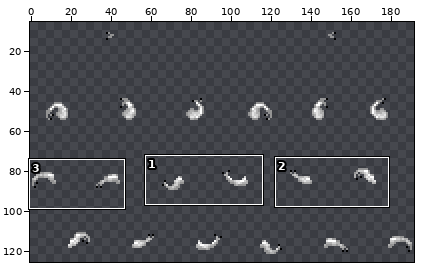
Two states of a sprite sheet, Resources/Textures/Mobs/Customization/vox_parts.rsi/tail_split_animated.png. Above: a wide view before the commit, with the close-up outlined.
Close-up. The starting point:
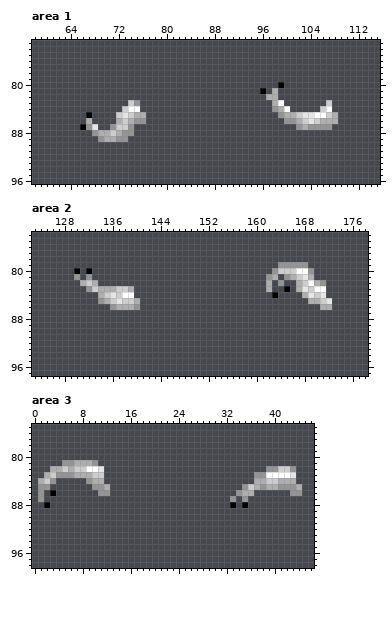
The file is 192x128 pixels. Shown: area 1: x 58..115, y 73..96; area 2: x 123..178, y 74..97; area 3: x 0..46, y 75..98. The wide view leaves out empty margins. The commit also changed other parts of the picture, which this record leaves out.
The result:
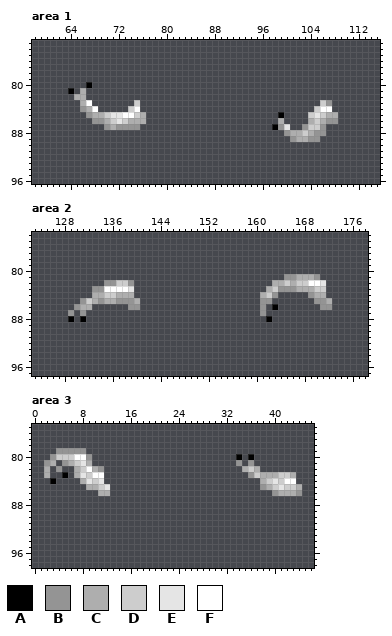
Palette (. is transparent): A #000000  B #949494  C #aeaeae  D #cdcdcd  E #e5e5e5  F #ffffff
Difference:
Changed rows in their new state; - is an unchanged pixel.
Area 1:
first column x 64:
80 ---A-------------------------------.---------
81 A-C-----------------------------.-.----------
82 -CC------------------------------..----------
83 --CF------.D----------------------..------DB-
84 --BCF----.D-----------------------...----DF--
85 ---BCCDEEFFD-----------------------A....DEDC-
86 ---.BBCDE--CC----------------------C....C--BB
87 --...-BCBB-B----------------------ABE-.BDD-.-
88 ----.......-------------------------BCCDCBB--
89 -----.....---------------------------BCCBB---
Area 2:
first column x 129:
79 -----------------------------------.....----
80 -.-.------------------------------.......---
81 -.-.-----------------------------..--BCC-B--
82 --...-BBDDB----------------------.CCDCD--FE-
83 ---.BBFFFFE-----------------------DBBB-CCDD-
84 ----C--DCCC---------------------CDB----.BCC-
85 --BDC--CBBB---------------------BB------.BBC
86 -BCC---...B---------------------B-A-------BB
87 B-B-----------------------------B-----------
88 A-A------------------------------A----------
Area 3:
first column x 1:
79 ---BBBBB-----------------------------------
80 --BDDDFFB------------------------A-A-------
81 -BC--CDE-.-----------------------B-B-------
82 -C.B..C--CB-----------------------CDC-.....
83 --..A.-EDFF------------------------BDCCCDDC
84 ..A----CEDE-------------------------.--EDFF
85 ..------CCDE----------------------...--DEDD
86 .-.-------CC---------------------...---BCCC
87 .-------------------------------.-.--------
88 -.------------------------------.-.--------
Pixel boxes of the changes (left, top, right, bottom) in both close-ups:
changed: (68, 82, 146, 142)
changed: (260, 82, 338, 142)
changed: (260, 262, 332, 322)
changed: (68, 268, 134, 322)
changed: (38, 448, 110, 508)
changed: (230, 454, 296, 508)
